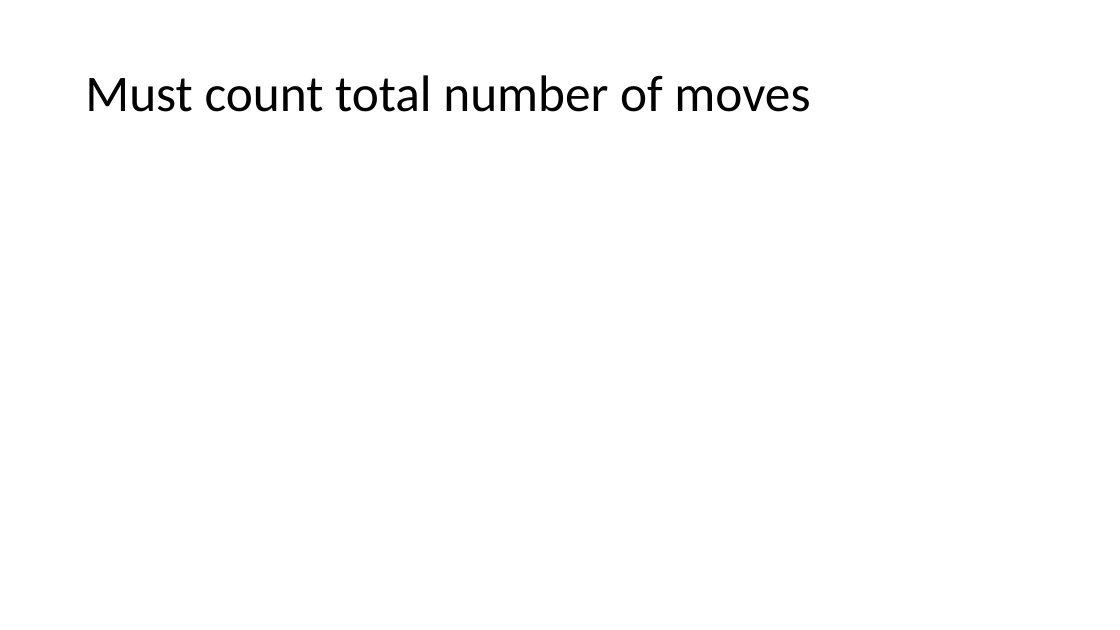
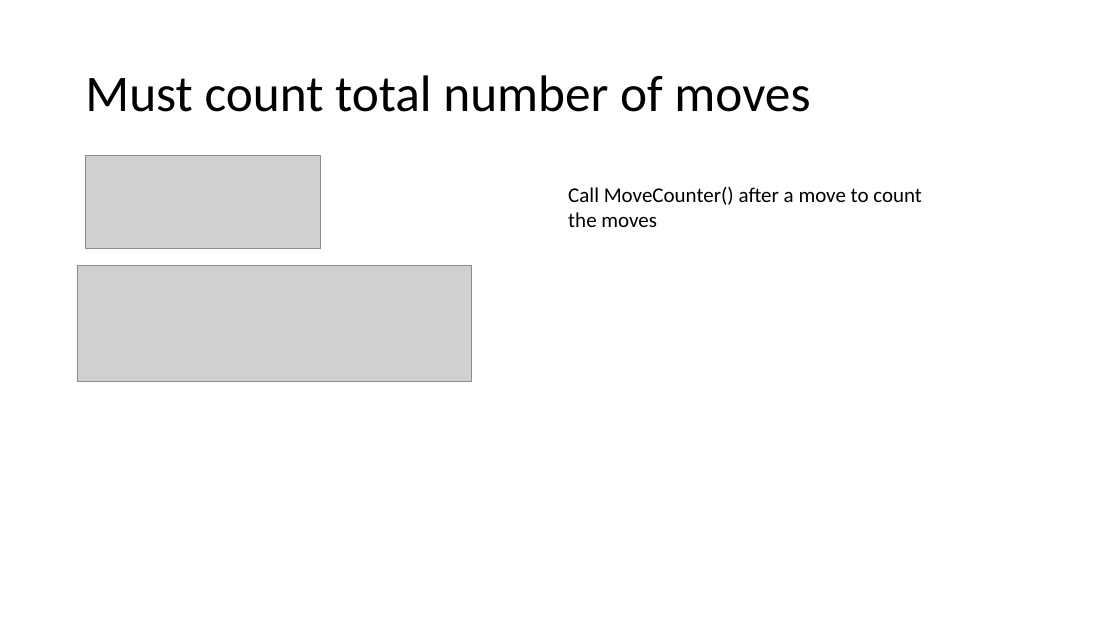
Before and after one commit to KeaganErasmus/BCDE222-C-, a slide deck: slide 17 of Presentation.pptx (slide 12 before the commit). Drawn at 1120x630 pixels with LibreOffice and Linux fonts; fonts in the diff are those of the drawing; grey boxes stand for pictures. Boxes give left, top, right and bottom in pixels: in the first picture for what was removed or moved away, otherwise in the second. Text is boxed around its words. In the diff, an @@ line names an element or a change of style, - is before the commit and + after.

```diff
--- a/Presentation.pptx
+++ b/Presentation.pptx
@@ picture added at box(85, 155, 320, 249) @@
@@ text added at box(568, 187, 922, 227), 18 pt, text #000000 @@
+Call MoveCounter() after a move to count the moves
@@ picture added at box(77, 266, 472, 381) @@
```
Also in this commit, not shown: 6 other slides changed, 6 slides added, 23 other files.
